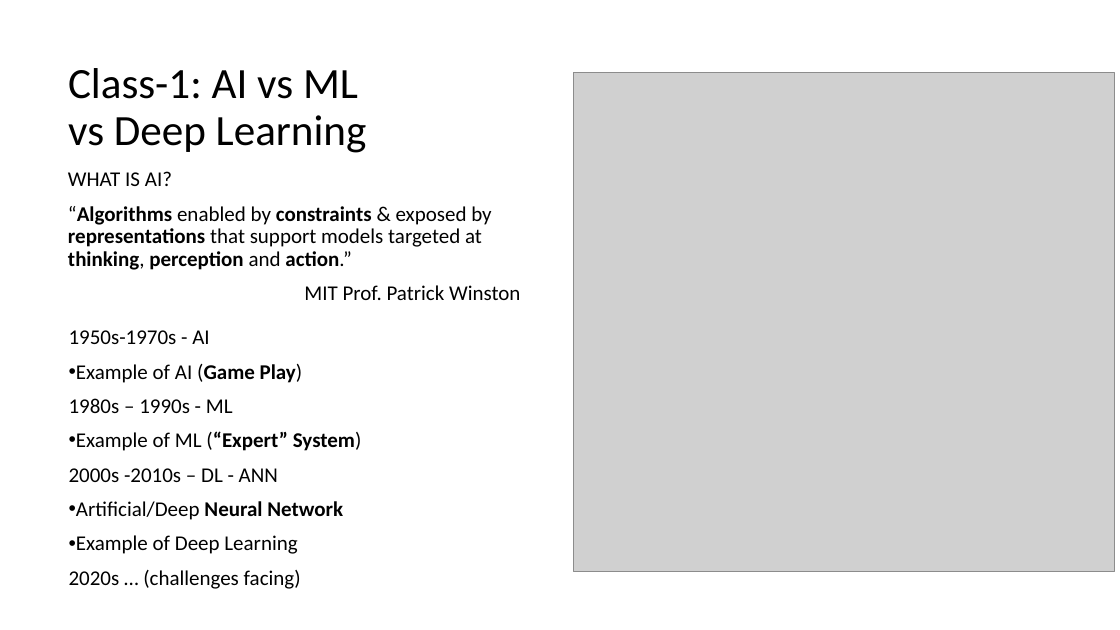
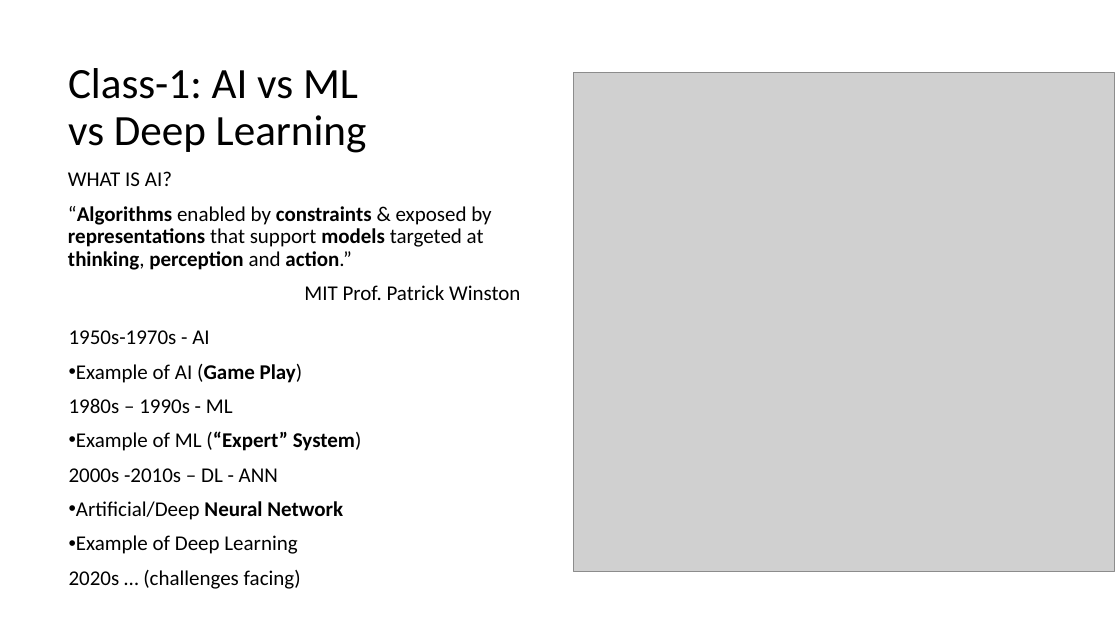
Before and after one commit to renshan2/accesspy, a slide deck: slide 2 of AI-ML-DL/Machine Learning.pptx. Drawn at 1120x630 pixels with LibreOffice and Linux fonts; fonts in the diff are those of the drawing; grey boxes stand for pictures. Boxes give left, top, right and bottom in pixels: in the first picture for what was removed or moved away, otherwise in the second. Text is boxed around its words. In the diff, an @@ line names an element or a change of style, - is before the commit and + after.

Commit message:
ml

```diff
--- a/AI-ML-DL/Machine Learning.pptx
+++ b/AI-ML-DL/Machine Learning.pptx
@@ text at (68,206,491,270): bold on in "models" @@
```
